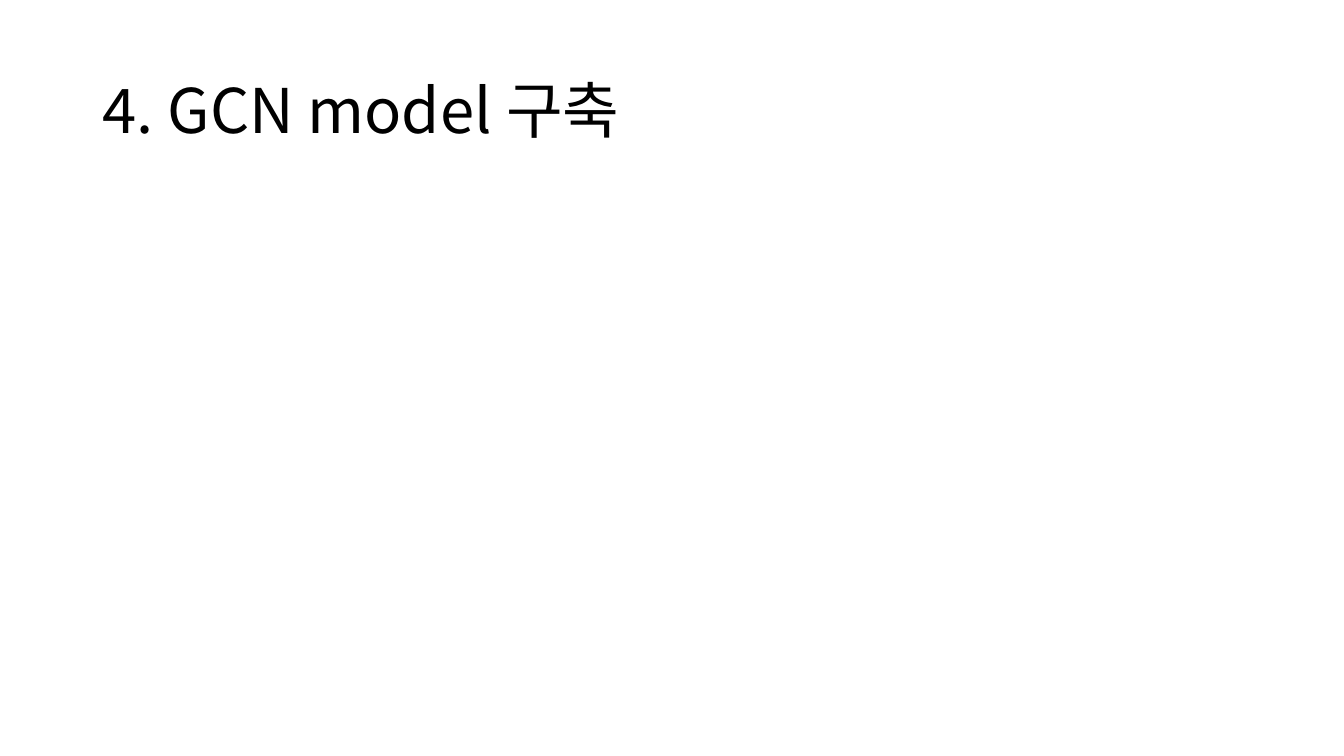
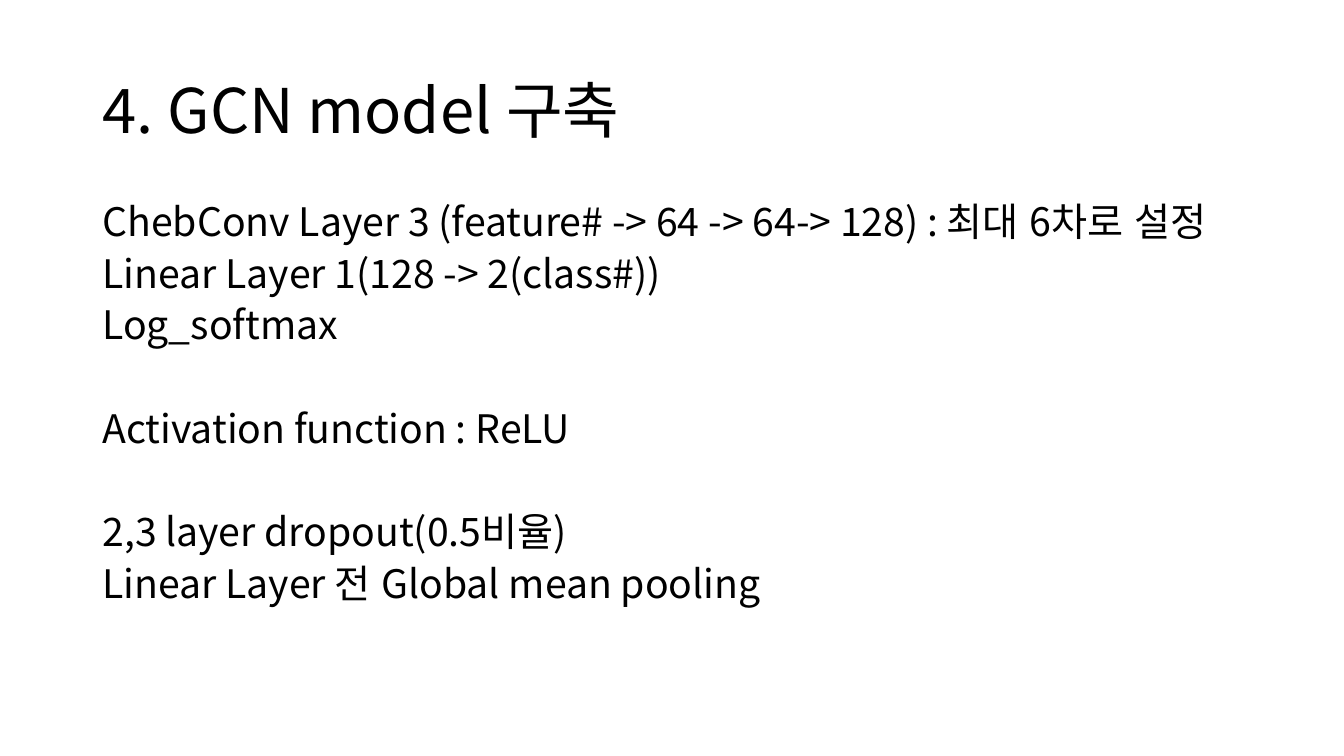
Before and after one commit to janett105/GNN_SCHZ, a slide deck: slide 8 of Presentation/초기 발표.pptx (slide 6 before the commit). Drawn at 1344x756 pixels with LibreOffice and Linux fonts; fonts in the diff are those of the drawing. Boxes give left, top, right and bottom in pixels: in the first picture for what was removed or moved away, otherwise in the second. Text is boxed around its words. In the diff, an @@ line names an element or a change of style, - is before the commit and + after.

```diff
--- a/Presentation/초기 발표.pptx
+++ b/Presentation/초기 발표.pptx
@@ text added at bbox=[102, 203, 1206, 608], 28 pt, text #000000 @@
+ChebConv Layer 3 (feature# -> 64 -> 64-> 128) : 최대 6차로 설정
+Linear Layer 1(128 -> 2(class#))
+Log_softmax
+Activation function : ReLU
+2,3 layer dropout(0.5비율)
+Linear Layer 전 Global mean pooling
```
Also in this commit, not shown: 4 other slides changed, 4 slides added, 37 other files.
